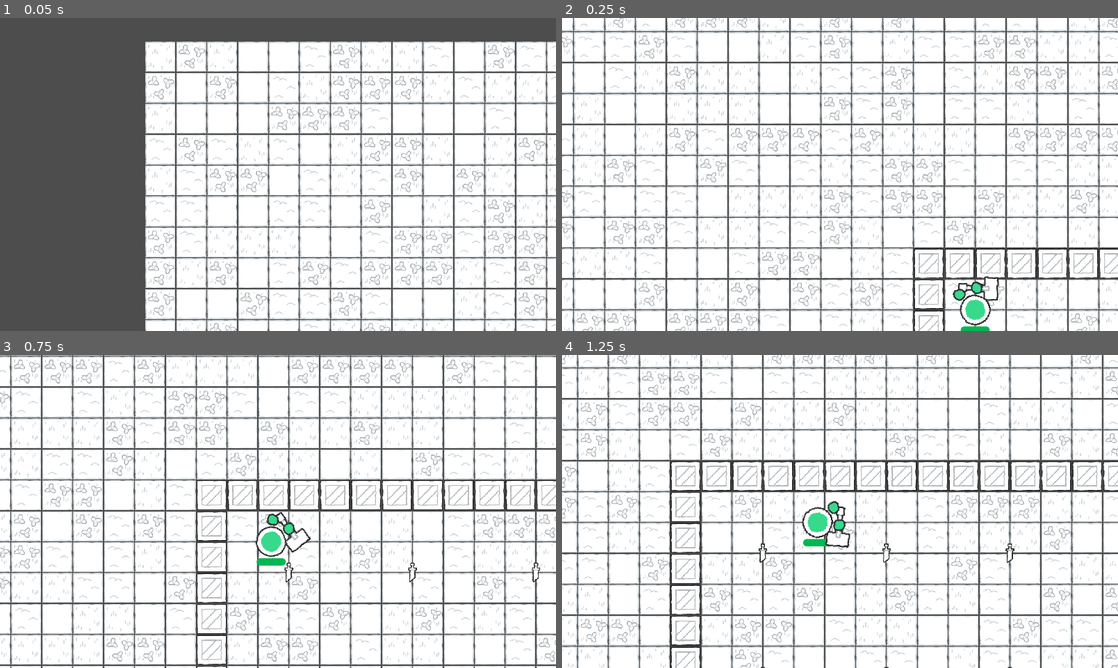
Above: before the commit, frames 1-4 (two rows, left to right).
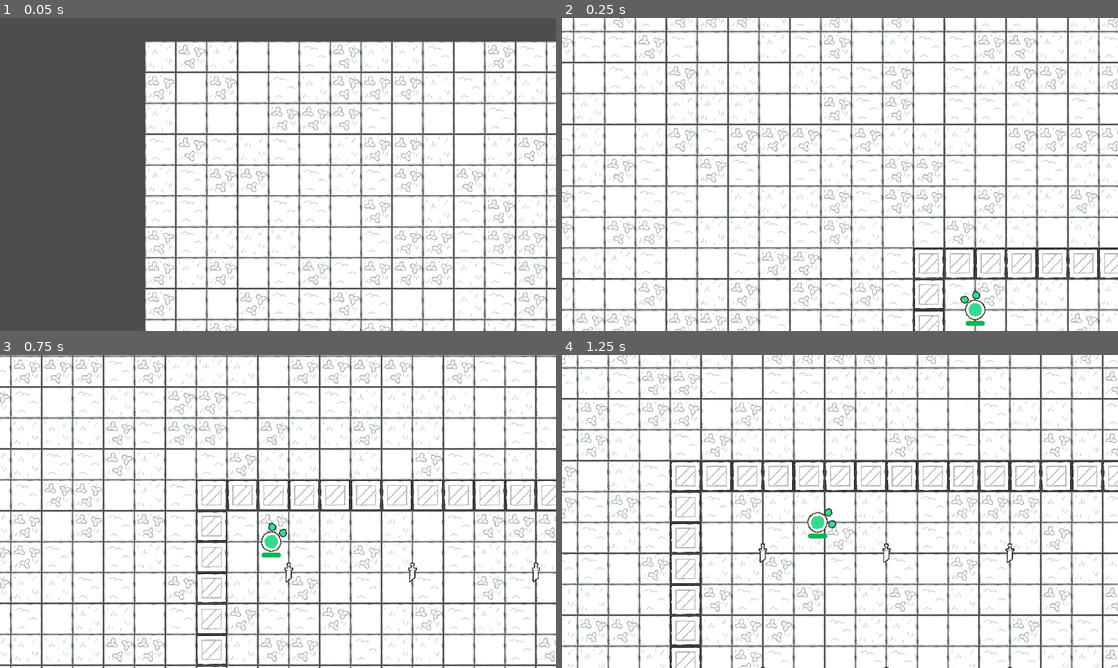
Above: after the commit, the same moments.

Repository: JoaoPedroBarros1/PyClashersME
Game: Godot game, scene res://scenes/handlers/game_handler.tscn
Same seed, same stepped clock (60 frames per second), same inputs: the game is played once before the commit and once after it. This scene is started directly instead of the project's main scene.
Inputs (mouse positions are in pixels of both pictures, inside the frame that each line leads up to):
- Up to frame 1 (0.05 s): no input
- Up to frame 2 (0.25 s): no input
- Up to frame 3 (0.75 s): move the mouse to (400, 495) at 0.52 s; hold Right (right) from 0.53 s (still down); hold Q (drop) from 0.53 s (still down)
- Up to frame 4 (1.25 s): keep holding Right (right); keep holding Q (drop); tap F (pickup) at 0.8 s

Frame 1 is identical in both runs. In frame 2, 0.7% of the frame differs, in the area x 70-79%, y 82-100%; in frame 3, 0.7%, in the area x 45-56%, y 50-68%; in frame 4, 0.7%.

Commit message:
WeaponHandler changes

Diff:
--- a/scenes/handlers/game_handler.tscn
+++ b/scenes/handlers/game_handler.tscn
@@ -449,6 +449,6 @@
 [node name="WeaponSpawner" type="MultiplayerSpawner" parent="."]
 spawn_path = NodePath("../Weapons")
 
+[node name="Weapons" type="Node" parent="."]
+
 [node name="Players" type="Node" parent="."]
-
-[node name="Weapons" type="Node" parent="."]
--- a/scenes/player/player.tscn
+++ b/scenes/player/player.tscn
@@ -8,7 +8,6 @@
 [ext_resource type="PackedScene" uid="uid://dlmhxx37wu3ho" path="res://scenes/handlers/weapon_handler.tscn" id="6_etfka"]
 [ext_resource type="Texture2D" uid="uid://bucdkpjd3xsqv" path="res://assets/img/characters/body/green_body.png" id="6_ii706"]
 [ext_resource type="Texture2D" uid="uid://dfdtm84ecv864" path="res://assets/img/characters/hand/yellow_hand.png" id="8_b8trw"]
-[ext_resource type="PackedScene" uid="uid://cxm2hv6q0t8j8" path="res://scenes/items/melee/two_handed/hammer.tscn" id="8_t7ajb"]
 
 [sub_resource type="CircleShape2D" id="CircleShape2D_ft1mi"]
 radius = 30.0
@@ -61,7 +60,6 @@
 corner_radius_bottom_left = 5
 
 [node name="Player" type="CharacterBody2D"]
-scale = Vector2(1.5, 1.5)
 motion_mode = 1
 script = ExtResource("1_mu3k7")
 
@@ -86,14 +84,13 @@
 
 [node name="WeaponPickupArea" type="Area2D" parent="."]
 collision_layer = 0
-collision_mask = 4
+collision_mask = 2
 monitorable = false
 
 [node name="CollisionShape2D" type="CollisionShape2D" parent="WeaponPickupArea"]
 shape = SubResource("CircleShape2D_nysvx")
 
 [node name="HealthComponent" parent="." instance=ExtResource("3_1tx51")]
-MAX_HEALTH = 100.0
 
 [node name="HealthBar" type="ProgressBar" parent="." node_paths=PackedStringArray("health_component")]
 anchors_preset = 5
@@ -113,11 +110,10 @@
 
 [node name="Sprites" type="Node2D" parent="."]
 
-[node name="WeaponHandler" parent="Sprites" node_paths=PackedStringArray("player", "input", "weapon_pickup_area", "weapon") instance=ExtResource("6_etfka")]
+[node name="WeaponHandler" parent="Sprites" node_paths=PackedStringArray("player", "input", "weapon_pickup_area") instance=ExtResource("6_etfka")]
 player = NodePath("../..")
 input = NodePath("../../PlayerInputSync")
 weapon_pickup_area = NodePath("../../WeaponPickupArea")
-weapon = NodePath("WeaponPivot/WeaponOffset/Hammer")
 
 [node name="WeaponPivot" type="Node2D" parent="Sprites/WeaponHandler"]
 rotation = 0.349066
@@ -128,9 +124,6 @@
 [node name="RightHandSprite" type="Sprite2D" parent="Sprites/WeaponHandler/WeaponPivot/WeaponOffset"]
 texture = ExtResource("8_b8trw")
 
-[node name="Hammer" parent="Sprites/WeaponHandler/WeaponPivot/WeaponOffset" instance=ExtResource("8_t7ajb")]
-collision_layer = 4
-
 [node name="LeftHandSprite" type="Sprite2D" parent="Sprites/WeaponHandler"]
 rotation = -0.523599
 texture = ExtResource("8_b8trw")
--- a/scripts/handlers/weapon_handler.gd
+++ b/scripts/handlers/weapon_handler.gd
@@ -40,29 +40,41 @@
 
 
 func drop_weapon() -> void:
+	print(weapon.weapon_origin)
+	if not weapon:
+		return
+
 	if not attack_ready:
 		return
 
-	if weapon.can_drop:
-		print("Dropped weapon")
-	else:
+	if not weapon.can_drop:
 		print("Weapon not droppable")
+		return
+
+	print("Dropped weapon")
+	weapon.reparent(weapon.weapon_origin, false)
+	weapon = null
 
 
 func pick_weapon() -> void:
+	if weapon:
+		print("Already has weapon")
+		return
+
 	if not attack_ready:
 		return
 
 	var overlapping_areas : Array[Area2D] = weapon_pickup_area.get_overlapping_areas()
+
+	if overlapping_areas.is_empty():
+		return
+
 	overlapping_areas.sort_custom(get_closest_weapon_sort)
 
-	if weapon:
-		print("Already used")
-		return
-
 	print("Picked weapon")
-	weapon_offset = weapon.get_parent()
-	weapon_pivot = weapon_offset.get_parent()
+	var new_weapon : WeaponClass = overlapping_areas[0]
+	weapon = new_weapon
+	new_weapon.reparent(weapon_offset)
 
 
 func get_closest_weapon_sort(a: Area2D, b: Area2D) -> bool:
--- a/scripts/items/weapon_class.gd
+++ b/scripts/items/weapon_class.gd
@@ -3,7 +3,8 @@
 
 
 @export var can_drop : bool = true
-
+@onready var weapon_origin : Node = get_parent()
+var weapon_holder : Player = null
 
 var is_weapon_dropped := true
 var can_attack := false
@@ -40,12 +41,17 @@
 
 
 func _on_hitbox_area_entered(area: Area2D) -> void:
-	if (area is HitboxComponent) and (owner.name != area.get_parent().name):
-		var hitbox : HitboxComponent = area
+	if not area is HitboxComponent:
+		return
+	var shape_owner := shape_owner_get_owner(get_shape_owners()[0])
+	if shape_owner != area.get_parent():
+		return
 
-		var attack := Attack.new()
-		attack.attack_damage = melee_damage
-		attack.weapon_weight = melee_weight
-		attack.attack_position = $CollisionShape2D.global_position
+	var hitbox : HitboxComponent = area
 
-		hitbox.damage(attack)
+	var attack := Attack.new()
+	attack.attack_damage = melee_damage
+	attack.weapon_weight = melee_weight
+	attack.attack_position = $CollisionShape2D.global_position
+
+	hitbox.damage(attack)
Not shown: 1 places in scenes/player/player.tscn that only renumber resources
